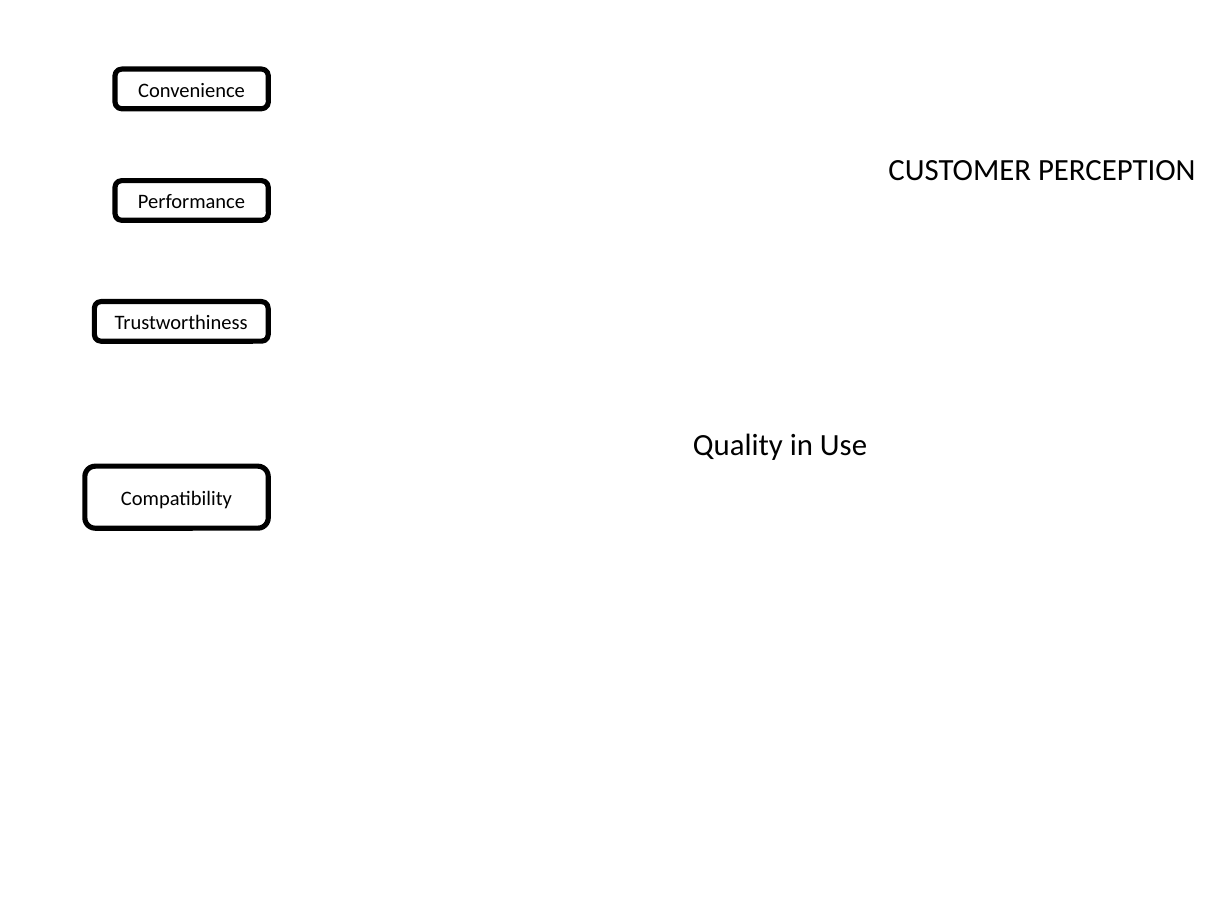
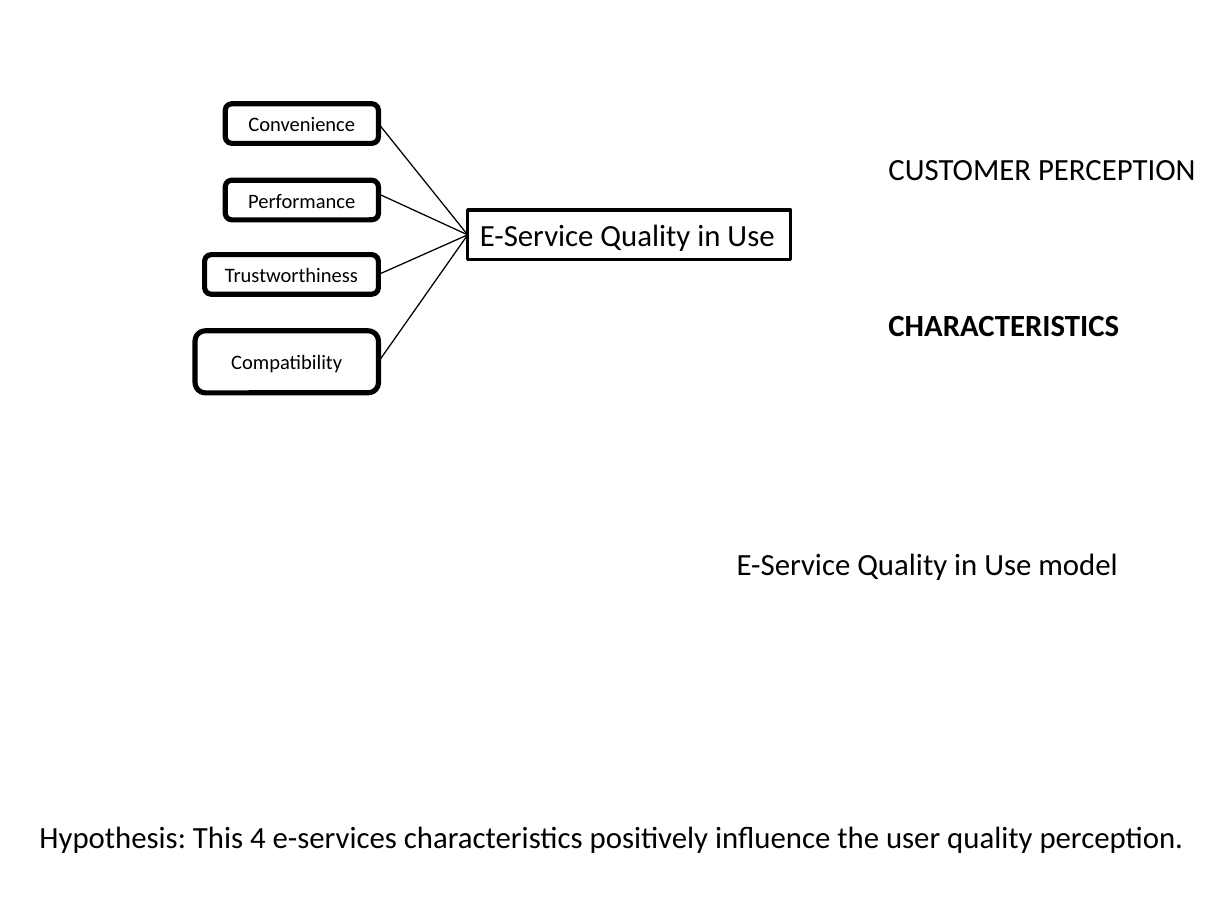
Before and after one commit to paxian/finalexam, a slide deck: slide 2 of model.pptx. Drawn at 1232x924 pixels with LibreOffice and Linux fonts; fonts in the diff are those of the drawing. Boxes give left, top, right and bottom in pixels: in the first picture for what was removed or moved away, otherwise in the second. Text is boxed around its words. In the diff, an @@ line names an element or a change of style, - is before the commit and + after.

```diff
--- a/model.pptx
+++ b/model.pptx
@@ rounded rectangle "Convenience": place and size @@
-rounded rectangle "Convenience" at <box>115,69,267,108</box>
+rounded rectangle "Convenience" at <box>225,103,378,143</box>
@@ line added from (378, 123) to (468, 235), #000000 0.75 pt @@
@@ rounded rectangle "Performance": place and size @@
-rounded rectangle "Performance" at <box>115,181,267,221</box>
+rounded rectangle "Performance" at <box>225,180,378,219</box>
@@ line added from (378, 193) to (468, 235), #000000 0.75 pt @@
@@ rectangle "E-Service Quality in Use": place and size @@
-rectangle "E-Service Quality in Use" at <box>693,433,867,460</box>
+rectangle "E-Service Quality in Use" at <box>468,209,791,259</box>
@@ rectangle "E-Service Quality in Use" at <box>468,209,791,259</box>: fill none to #FFFFFF; outline none to #000000 2 pt @@
@@ line added from (378, 275) to (468, 235), #000000 0.75 pt @@
@@ line added from (378, 362) to (468, 235), #000000 0.75 pt @@
@@ text in rectangle at <box>480,224,774,251</box>: text changed @@
-Quality in Use
+E-Service Quality in Use
@@ rounded rectangle "Trustworthiness": place and size @@
-rounded rectangle "Trustworthiness" at <box>95,302,269,341</box>
+rounded rectangle "Trustworthiness" at <box>205,255,378,294</box>
@@ text added at <box>888,315,1119,337</box>, 18 pt, text #000000, bold @@
+CHARACTERISTICS
@@ rounded rectangle "Compatibility": place and size @@
-rounded rectangle "Compatibility" at <box>85,466,269,527</box>
+rounded rectangle "Compatibility" at <box>195,331,378,393</box>
@@ text added at <box>737,553,1117,580</box>, 18 pt, text #000000 @@
+E-Service Quality in Use model
@@ text added at <box>39,826,1183,853</box>, 18 pt, text #000000 @@
+Hypothesis: This 4 e-services characteristics positively influence the user quality perception.
```
Also in this commit, not shown: 5 other slides changed, 1 other file.
